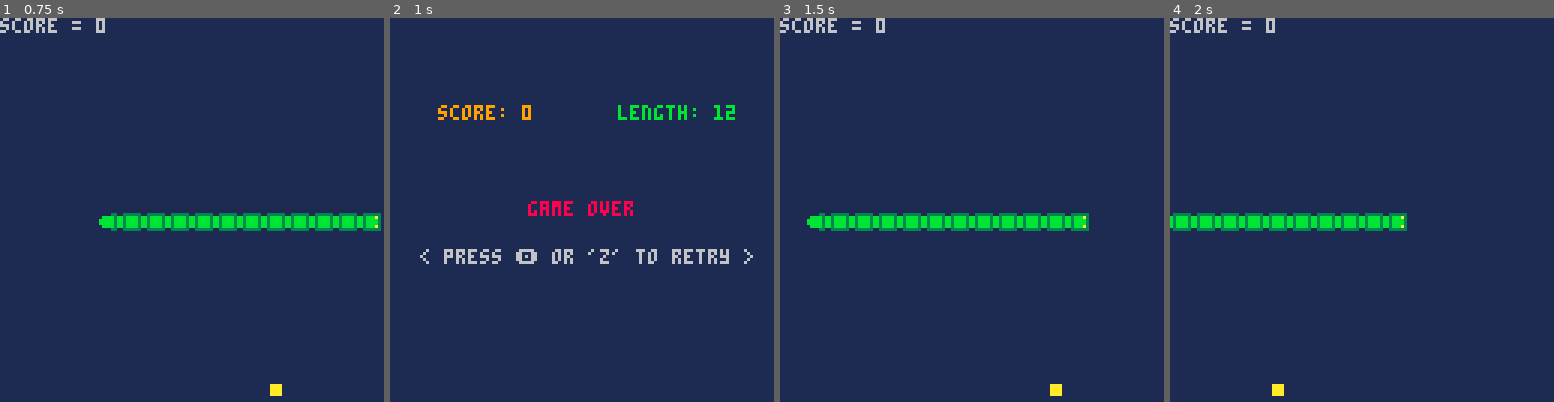
Above: before the commit, frames 1-4 (left to right).
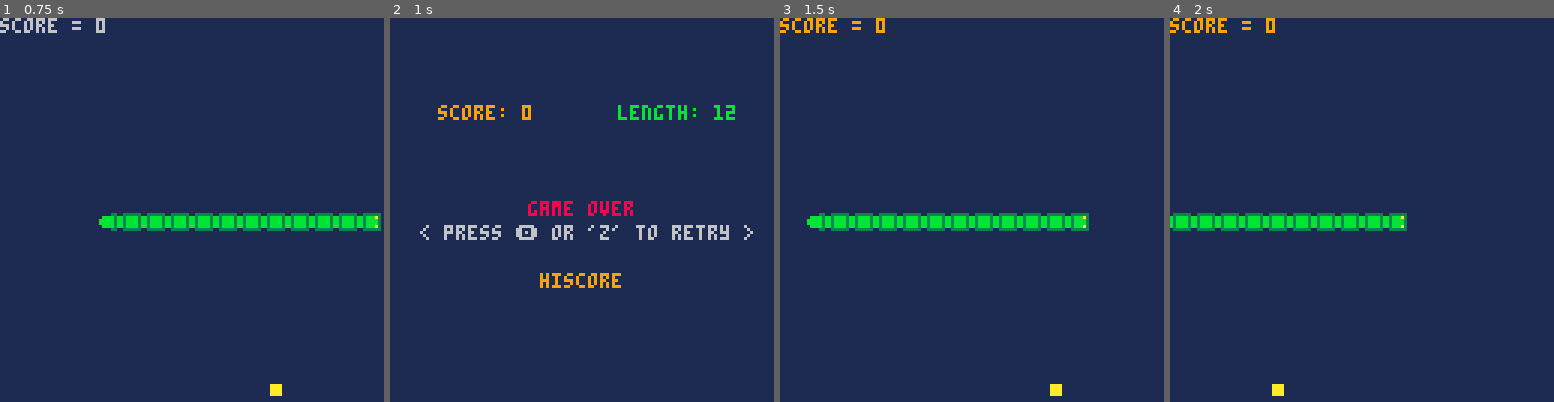
Above: after the commit, the same moments.

Repository: kakardo/Pico-8
Game: PICO-8 cartridge game carts/01 grone orm (snake clone)/snake.p8
Same seed, same stepped clock (60 frames per second), same inputs: the game is played once before the commit and once after it.
Inputs:
- Up to frame 1 (0.75 s): tap X (X key) at 0.33 s; tap O (Z key) at 0.7 s
- Up to frame 2 (1 s): no input
- Up to frame 3 (1.5 s): tap X (X key) at 1.07 s
- Up to frame 4 (2 s): hold Right from 1.6 s (still down); tap O (Z key) at 1.7 s; tap X (X key) at 1.85 s

Frame 1 is identical in both runs. In frame 2, 2.6% of the frame differs, in the area x 7-95%, y 53-71%; in frame 3, 0.4%; in frame 4, 0.4%.

Commit message:
Starting a hiscore table

Diff:
--- a/game carts/01 grone orm (snake clone)/main.lua
+++ b/game carts/01 grone orm (snake clone)/main.lua
@@ -54,11 +54,15 @@
 tick_count = 0
 
 score = 0
+hiscore = {0, 0, 0}
 
 print_tests = true
 ---------------------------------------------------------------
 
 function _init()
+	cartdata("kardo_snake")
+	load_score()
+
 	init_game()
 end
 
@@ -118,4 +122,20 @@
 	print(str, x_centered, y_centered, color)
 end
 
+
+-- HISCORE
+
+function load_score()
+	for i = 1, 3 do
+		hiscore[i] = dget(i-1) or 0
+	end
+end
+
+function save_score()
+	for i = 1, 3 do
+		dset(i-1, hiscore[i])
+	end
+end
+
+
 // LAST_LINE_OF_MAIN_LUA
--- a/game carts/01 grone orm (snake clone)/ui.lua
+++ b/game carts/01 grone orm (snake clone)/ui.lua
@@ -10,8 +10,11 @@
   print_centered("length: "..body.segments + 1, 96, 32, 11)
   print_centered("game over", 64, 64, 8)
   -- print_centered("press \"ctr + r\" to restart",64,72,13)
-  print_centered("< press 🅾️ or \'z\' to retry >", 64, 80, 6)
+  print_centered("< press 🅾️ or \'z\' to retry >", 64, 72, 6)
   --print_centered("adjust starting speed",64,88,5)
+
+  print_centered("hiscore", 64, 88, 137)
+
 end
 
 -- LAST_LINE_OF_UI_LUA
